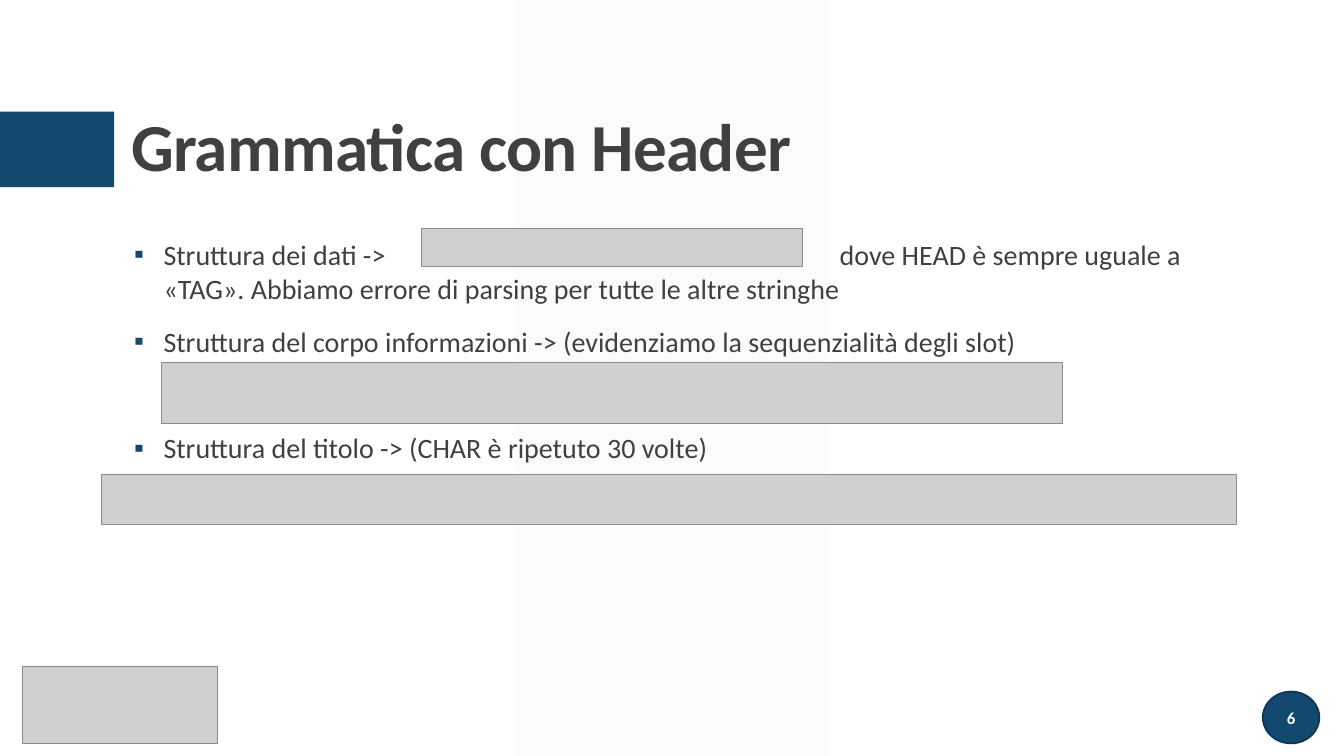
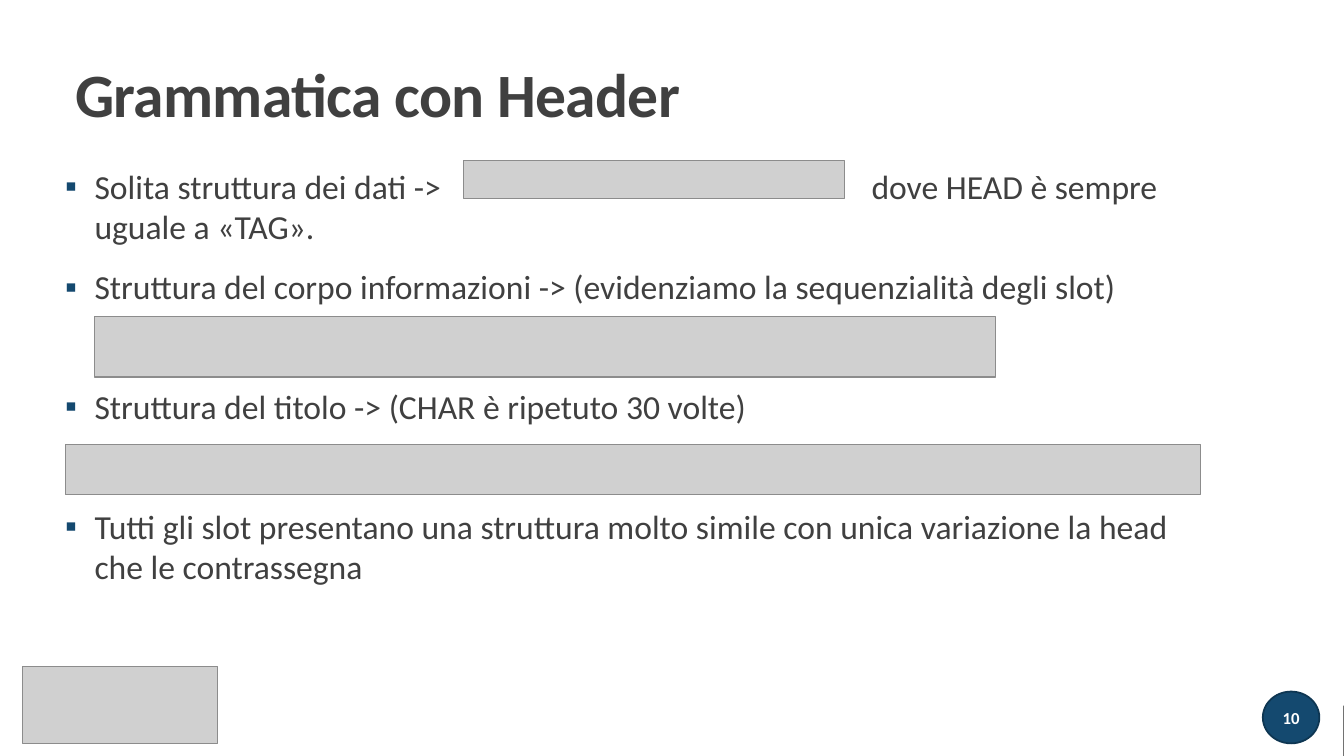
Before and after one commit to atusghen/SimpleID3, a slide deck: slide 10 of presentazione tecnica.pptx (slide 6 before the commit). Drawn at 1344x756 pixels with LibreOffice and Linux fonts; fonts in the diff are those of the drawing; grey boxes stand for pictures. Boxes give left, top, right and bottom in pixels: in the first picture for what was removed or moved away, otherwise in the second. Text is boxed around its words. In the diff, an @@ line names an element or a change of style, - is before the commit and + after.

```diff
--- a/presentazione tecnica.pptx
+++ b/presentazione tecnica.pptx
@@ rectangle added at <box>0,0,1344,756</box>, fill #FFFFFF @@
@@ parallelogram: place and size @@
-parallelogram at <box>514,0,829,756</box>
+parallelogram at <box>822,0,1136,756</box>
@@ title "Grammatica con Header": place and size @@
-title "Grammatica con Header" at <box>131,124,791,172</box>
+title "Grammatica con Header" at <box>75,73,680,118</box>
@@ title "Grammatica con Header" at <box>75,73,680,118</box>: size 48 to 44 pt @@
@@ rectangle removed at <box>0,112,114,188</box> @@
@@ text "Solita struttura dei dati -> ...": place and size @@
-text "Solita struttura dei dati -> ..." at <box>164,245,1180,463</box>
+text "Solita struttura dei dati -> ..." at <box>95,175,1167,585</box>
@@ text at <box>95,175,1157,205</box>: text changed; size 20 to 24 pt @@
-▪ Struttura dei dati -> dove HEAD è sempre uguale a «TAG». Abbiamo errore di parsing per tutte le altre stringhe
+▪ Solita struttura dei dati -> dove HEAD è sempre uguale a «TAG».
@@ picture: place and size @@
-picture at <box>421,229,803,267</box>
+picture at <box>463,160,844,199</box>
@@ line added from (66, 290) to (378, 290), #404040 1 pt @@
@@ rectangle added at <box>66,273,391,324</box>, fill #FFFFFF, outline #FFFFFF 1.25 pt @@
@@ text at <box>95,274,1115,425</box>: size 20 to 24 pt in "Struttura del corpo informazioni -> (evidenziamo la ...", "Struttura del titolo -> (CHAR è ripetuto ..." @@
@@ picture: place and size @@
-picture at <box>161,363,1063,423</box>
+picture at <box>95,317,996,377</box>
@@ picture: place and size @@
-picture at <box>101,475,1236,525</box>
+picture at <box>66,445,1201,495</box>
@@ text at <box>95,515,1167,585</box>: paragraph added @@
+▪ Tutti gli slot presentano una struttura molto simile con unica variazione la head che le contrassegna
@@ rectangle added at <box>0,706,1344,756</box>, fill #262626 @@
@@ page number at <box>1283,713,1300,724</box>: text changed @@
-6
+10
```
Also in this commit, not shown: 3 other slides changed, 13 slides added, 4 slides removed, 3 other files.
